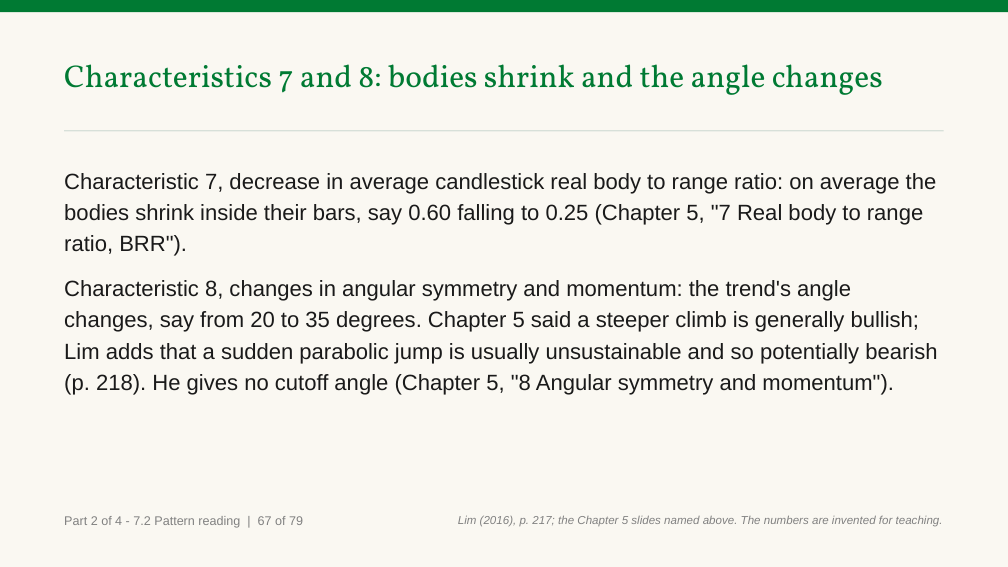
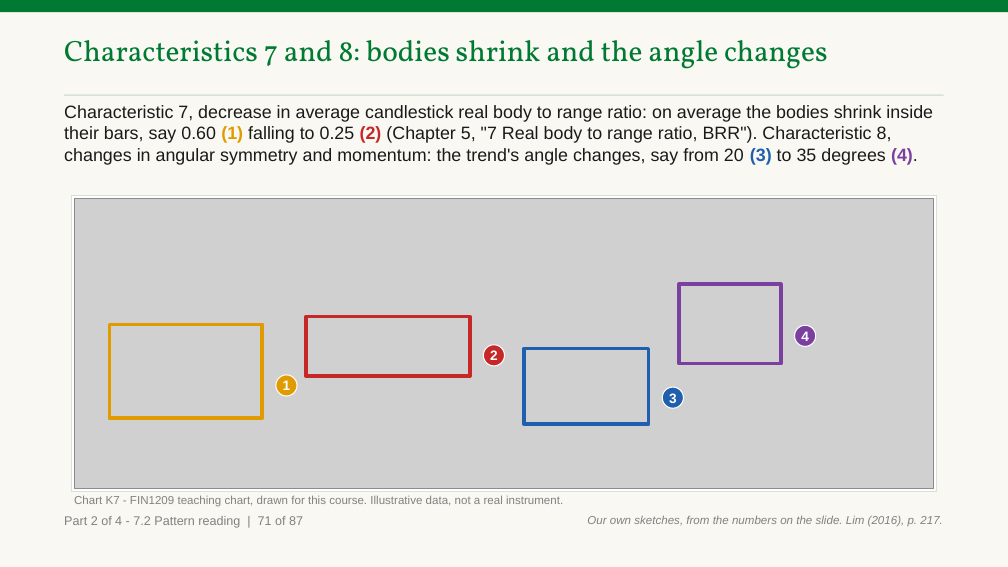
Before and after one commit to benjiesotelo-sudo/Telos_FIN1209, a slide deck: slide 123 of chapter-07/FIN1209-Chapter-07.pptx (slide 114 before the commit). Drawn at 1008x567 pixels with LibreOffice and Linux fonts; fonts in the diff are those of the drawing; grey boxes stand for pictures. Boxes give left, top, right and bottom in pixels: in the first picture for what was removed or moved away, otherwise in the second. Text is boxed around its words. In the diff, an @@ line names an element or a change of style, - is before the commit and + after.

```diff
--- a/chapter-07/FIN1209-Chapter-07.pptx
+++ b/chapter-07/FIN1209-Chapter-07.pptx
@@ text "Characteristics 7 and 8: bodies ...": place and size @@
-text "Characteristics 7 and 8: bodies ..." at [64,64,883,95]
+text "Characteristics 7 and 8: bodies ..." at [64,40,828,69]
@@ text "Characteristics 7 and 8: bodies ..." at [64,40,828,69]: size 30 to 28 pt; line spacing 1.05 to 1 @@
@@ rectangle: place and size @@
-rectangle at [64,130,944,132]
+rectangle at [64,95,944,96]
@@ text at [64,105,933,165]: text changed; size 21 to 17 pt @@
-Characteristic 7, decrease in average candlestick real body to range ratio: on average the bodies shrink inside their bars, say 0.60 falling to 0.25 (Chapter 5, "7 Real body to range ratio, BRR").
-Characteristic 8, changes in angular symmetry and momentum: the trend's angle changes, say from 20 to 35 degrees. Chapter 5 said a steeper climb is generally bullish; Lim adds that a sudden parabolic jump is usually unsustainable and so potentially bearish (p. 218). He gives no cutoff angle (Chapter 5, "8 Angular symmetry and momentum").
+Characteristic 7, decrease in average candlestick real body to range ratio: on average the bodies shrink inside their bars, say 0.60 (1) falling to 0.25 (2) (Chapter 5, "7 Real body to range ratio, BRR"). Characteristic 8, changes in angular symmetry and momentum: the trend's angle changes, say from 20 (3) to 35 degrees (4).
@@ rectangle added at [71,195,937,492], fill #FFFFFF, outline #D7E0D9 1 pt @@
@@ picture added at [74,198,934,488] @@
@@ rectangle added at [679,284,781,364], outline #7B3FA0 3.5 pt @@
@@ rectangle added at [110,324,262,418], outline #E09B00 3.5 pt @@
@@ rectangle added at [306,317,470,377], outline #C62828 3.5 pt @@
@@ ellipse added at [795,325,816,346], fill #7B3FA0, outline #FFFFFF 1 pt, 13 pt, text #FFFFFF, bold @@
+4
@@ ellipse added at [483,345,504,366], fill #C62828, outline #FFFFFF 1 pt, 13 pt, text #FFFFFF, bold @@
+2
@@ rectangle added at [524,349,649,424], outline #1F5FAD 3.5 pt @@
@@ ellipse added at [276,375,297,396], fill #E09B00, outline #FFFFFF 1 pt, 13 pt, text #FFFFFF, bold @@
+1
@@ ellipse added at [662,387,684,408], fill #1F5FAD, outline #FFFFFF 1 pt, 13 pt, text #FFFFFF, bold @@
+3
@@ text added at [74,495,563,507], 11 pt, text #818181 @@
+Chart K7 - FIN1209 teaching chart, drawn for this course. Illustrative data, not a real instrument.
@@ text at [64,516,303,528]: text changed @@
-Part 2 of 4 - 7.2 Pattern reading | 67 of 79
+Part 2 of 4 - 7.2 Pattern reading | 71 of 87
@@ text at [587,515,942,527]: text changed @@
-Lim (2016), p. 217; the Chapter 5 slides named above. The numbers are invented for teaching.
+Our own sketches, from the numbers on the slide. Lim (2016), p. 217.
```
Also in this commit, not shown: 95 other slides changed, 13 slides added, 5 other files.
